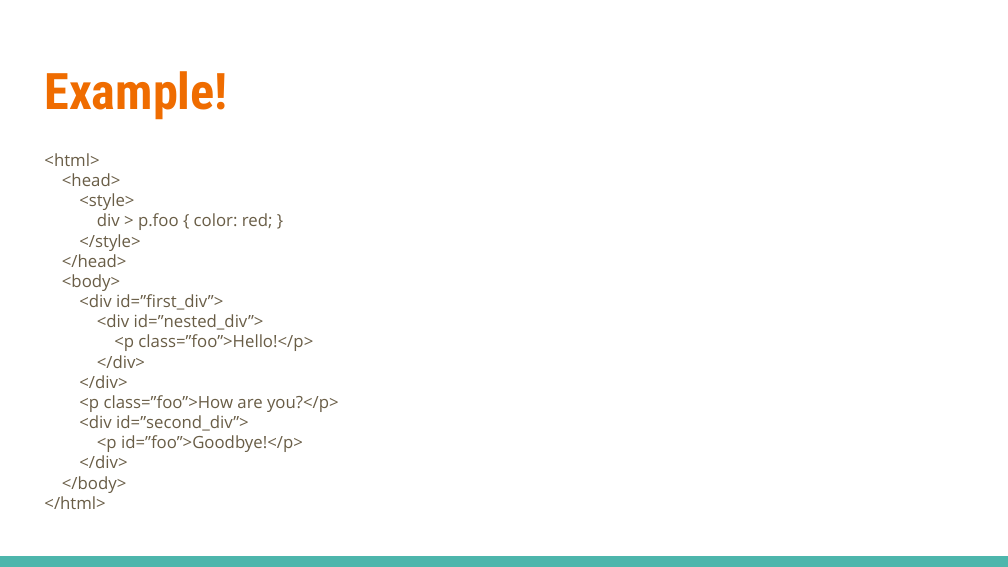
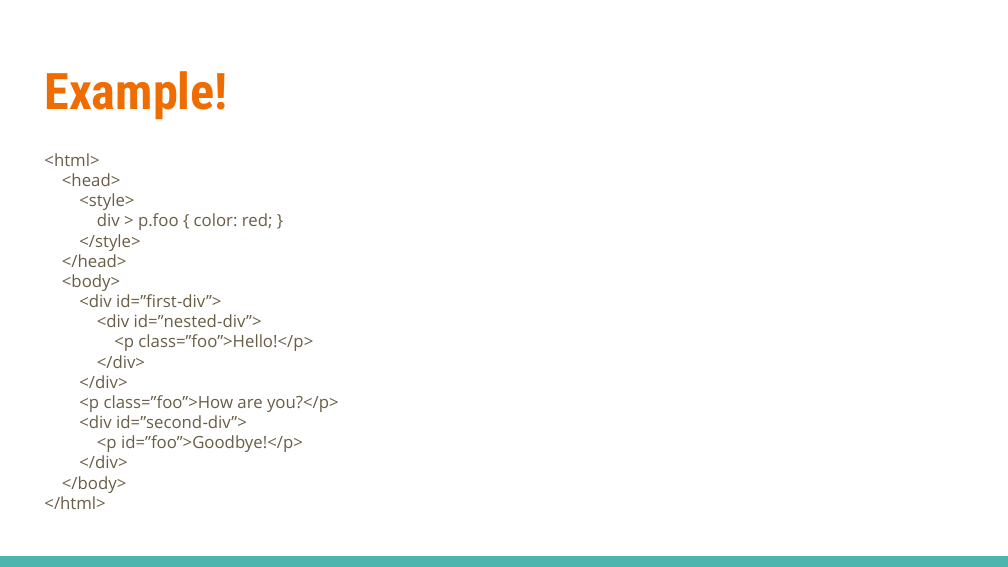
Before and after one commit to linkedin/high-school-trainee, a slide deck: slide 15 of Week_1/Lectures/1.3_HTML_and_CSS.pptx. Drawn at 1008x567 pixels with LibreOffice and Linux fonts; fonts in the diff are those of the drawing. Boxes give left, top, right and bottom in pixels: in the first picture for what was removed or moved away, otherwise in the second. Text is boxed around its words. In the diff, an @@ line names an element or a change of style, - is before the commit and + after.

```diff
--- a/Week_1/Lectures/1.3_HTML_and_CSS.pptx
+++ b/Week_1/Lectures/1.3_HTML_and_CSS.pptx
@@ text at (x1=79, y1=294, x2=262, y2=327): text changed @@
-<div id=”first_div”>
-<div id=”nested_div”>
+<div id=”first-div”>
+<div id=”nested-div”>
@@ text at (x1=79, y1=415, x2=247, y2=428): text changed @@
-<div id=”second_div”>
+<div id=”second-div”>
```
Also in this commit, not shown: 20 other slides changed, 1 slide added, 1 slide removed.
